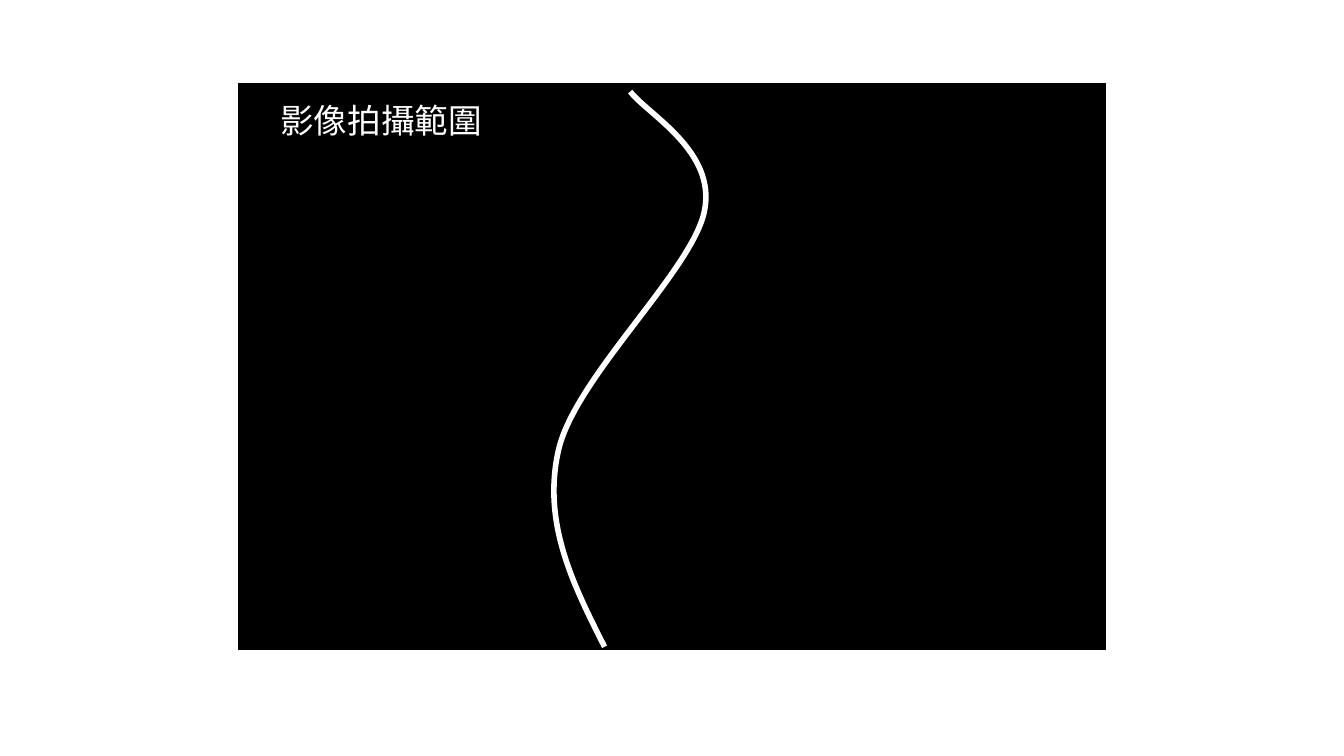
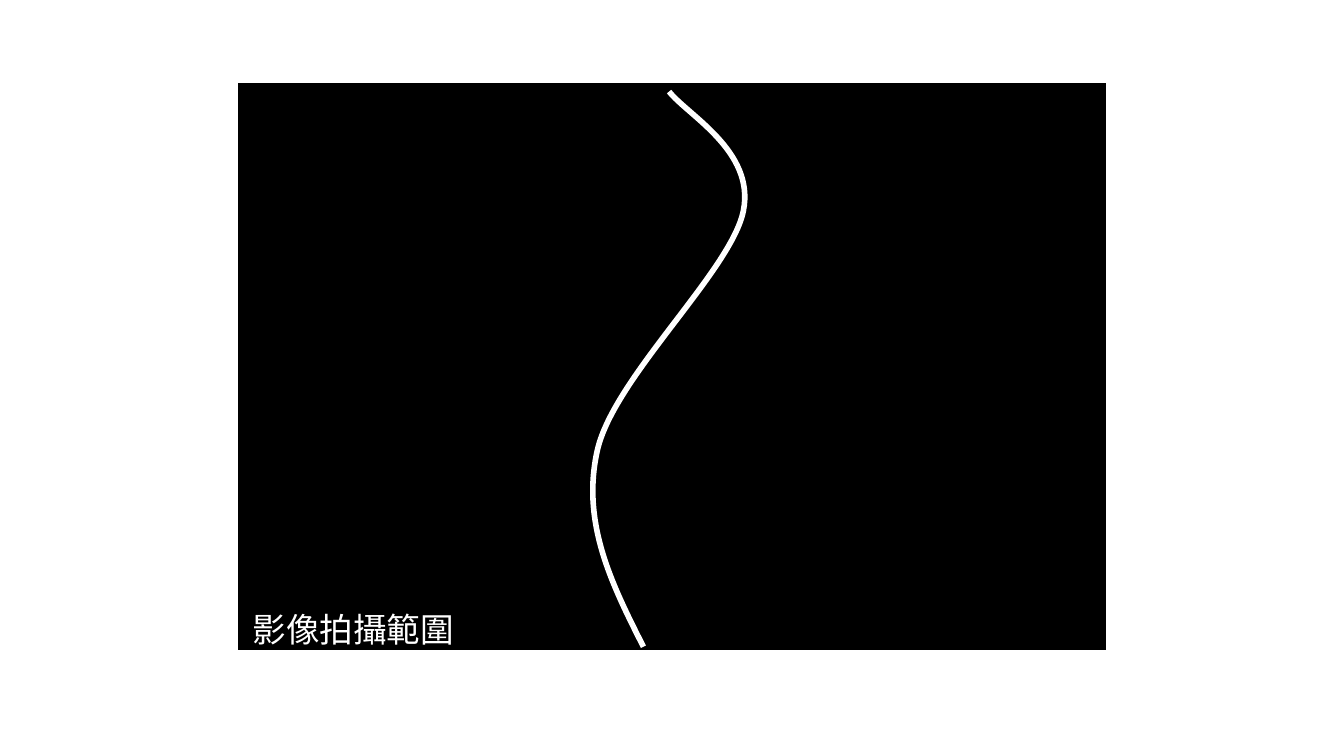
Before and after one commit to PrinceLego/Mechatronics_Integration, a slide deck: slide 5 of final_project/test.pptx. Drawn at 1344x756 pixels with LibreOffice and Linux fonts; fonts in the diff are those of the drawing. Boxes give left, top, right and bottom in pixels: in the first picture for what was removed or moved away, otherwise in the second. Text is boxed around its words. In the diff, an @@ line names an element or a change of style, - is before the commit and + after.

```diff
--- a/final_project/test.pptx
+++ b/final_project/test.pptx
@@ freeform shape: place and size @@
-freeform shape at [438,78,829,650]
+freeform shape at [477,78,868,650]
@@ text "影像拍攝範圍" rewrapped from [280,104,482,136] to [253,613,455,652] @@
```
Also in this commit, not shown: 1 other slide changed, 11 slides added, 9 other files.
